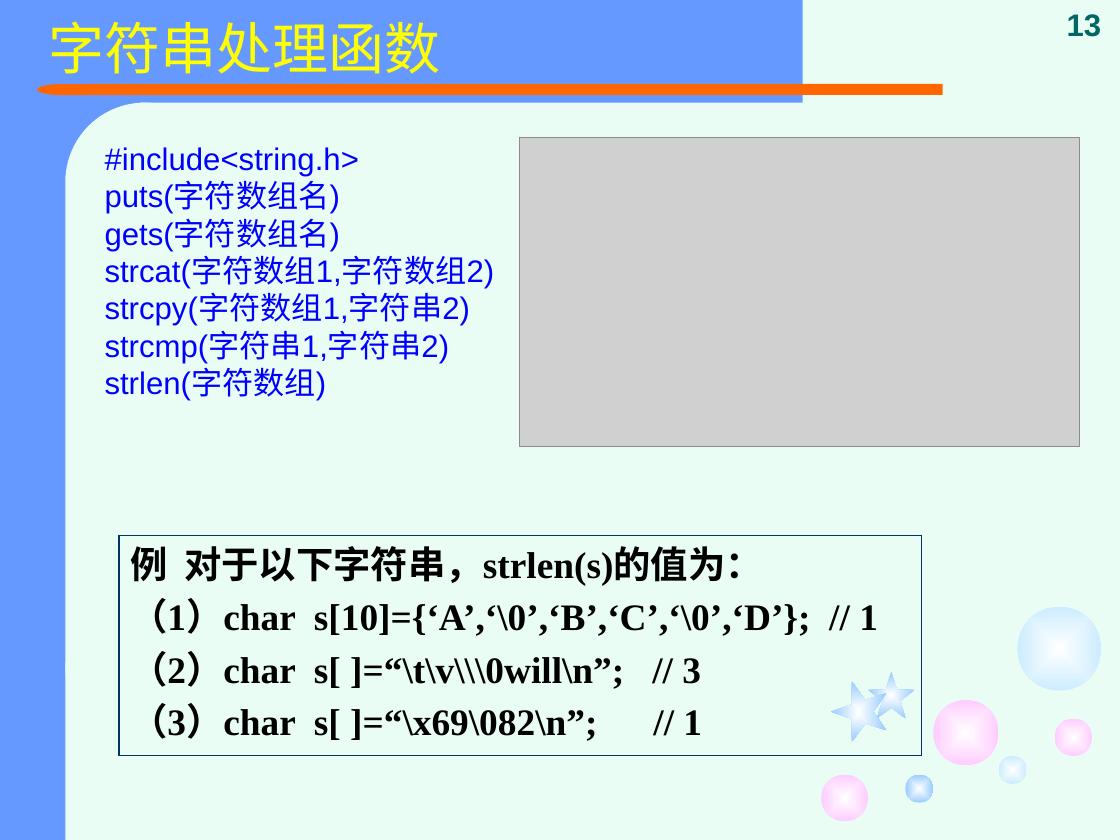
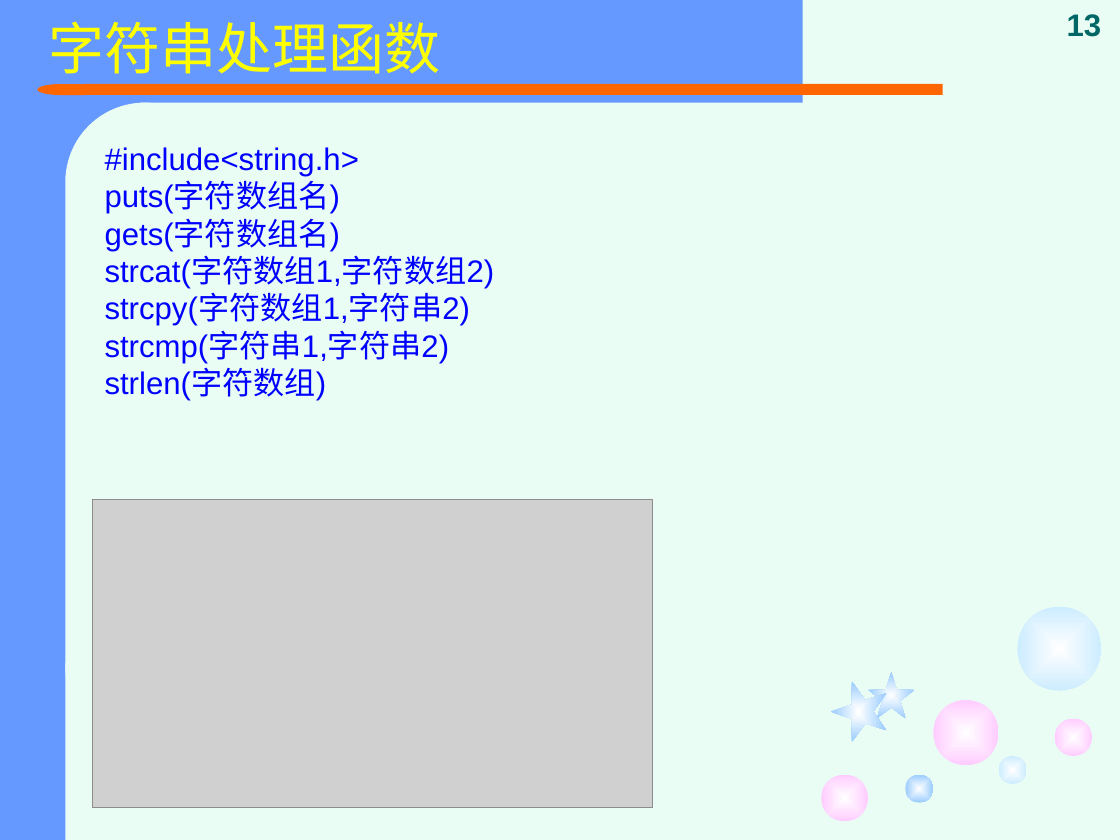
Before and after one commit to jtrfid/C-Repositories, a slide deck: slide 13 of 2015备课/课件/复习.pptx. Drawn at 1120x840 pixels with LibreOffice and Linux fonts; fonts in the diff are those of the drawing; grey boxes stand for pictures. Boxes give left, top, right and bottom in pixels: in the first picture for what was removed or moved away, otherwise in the second. Text is boxed around its words. In the diff, an @@ line names an element or a change of style, - is before the commit and + after.

```diff
--- a/2015备课/课件/复习.pptx
+++ b/2015备课/课件/复习.pptx
@@ picture: place and size @@
-picture at [520,138,1080,447]
+picture at [93,500,653,809]
@@ rectangle removed at [119,535,922,755] @@
-例 对于以下字符串，strlen(s)的值为：
-（1）char s[10]={‘A’,‘\0’,‘B’,‘C’,‘\0’,‘D’}; // 1
-（2）char s[ ]=“\t\v\\\0will\n”; // 3
-（3）char s[ ]=“\x69\082\n”; // 1
```
Also in this commit, not shown: 10 other slides changed, 8 slides removed.
